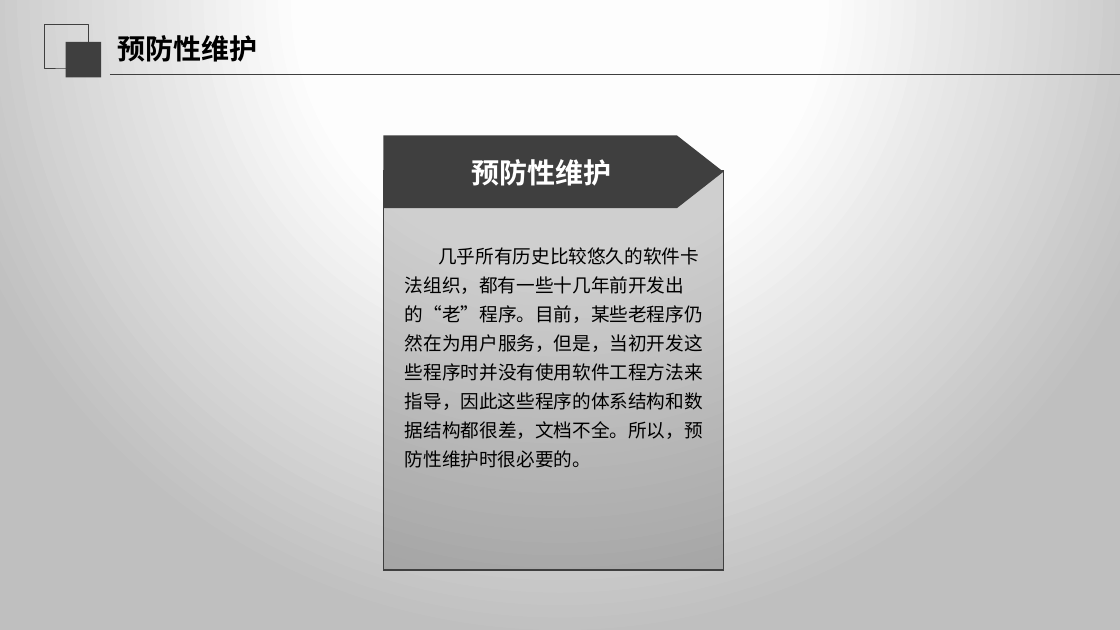
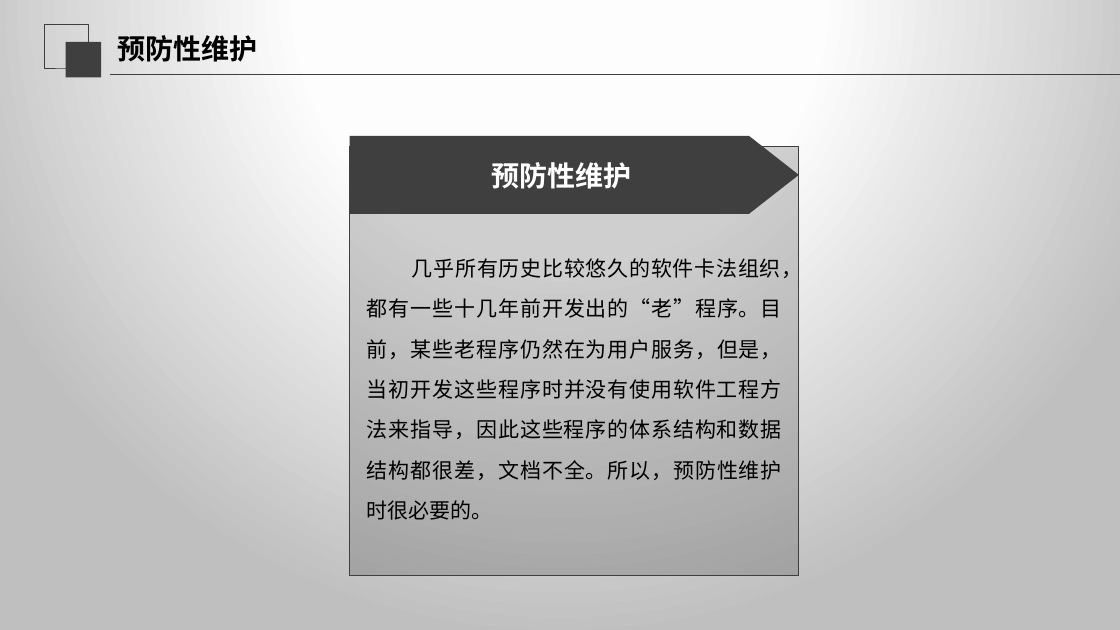
Before and after one commit to SE2020-G02/OurSudoku, a slide deck: slide 72 of SE2020-G02-实现阶段/翻转课堂 7.6白盒测试.pptx (slide 67 before the commit). Drawn at 1120x630 pixels with LibreOffice and Linux fonts; fonts in the diff are those of the drawing. Boxes give left, top, right and bottom in pixels: in the first picture for what was removed or moved away, otherwise in the second. Text is boxed around its words. In the diff, an @@ line names an element or a change of style, - is before the commit and + after.

```diff
--- a/SE2020-G02-实现阶段/翻转课堂 7.6白盒测试.pptx
+++ b/SE2020-G02-实现阶段/翻转课堂 7.6白盒测试.pptx
@@ pentagon arrow "预防性维护": place and size @@
-pentagon arrow "预防性维护" at <box>383,135,723,208</box>
+pentagon arrow "预防性维护" at <box>350,136,799,214</box>
@@ rectangle: place and size @@
-rectangle at <box>383,171,723,571</box>
+rectangle at <box>350,146,799,576</box>
@@ text "几乎所有历史比较悠久的软件卡法组织，都有一些十几年前开发出的“老”程序。目前，某些老程序仍然在为用户服务，但是，当初开发 ...": place and size @@
-text "几乎所有历史比较悠久的软件卡法组织，都有一些十几年前开发出的“老”程序。目前，某些老程序仍然在为用户服务，但是，当初开发 ..." at <box>405,247,703,468</box>
+text "几乎所有历史比较悠久的软件卡法组织，都有一些十几年前开发出的“老”程序。目前，某些老程序仍然在为用户服务，但是，当初开发 ..." at <box>367,255,803,520</box>
@@ text "几乎所有历史比较悠久的软件卡法组织，都有一些十几年前开发出的“老”程序。目前，某些老程序仍然在为用户服务，但是，当初开发 ..." at <box>367,255,803,520</box>: size 16 to 18 pt; alignment left to justified; line spacing 1.3 to 1.6 @@
```
Also in this commit, not shown: 20 other slides changed, 6 slides added, 1 slide removed, 2 other files.
